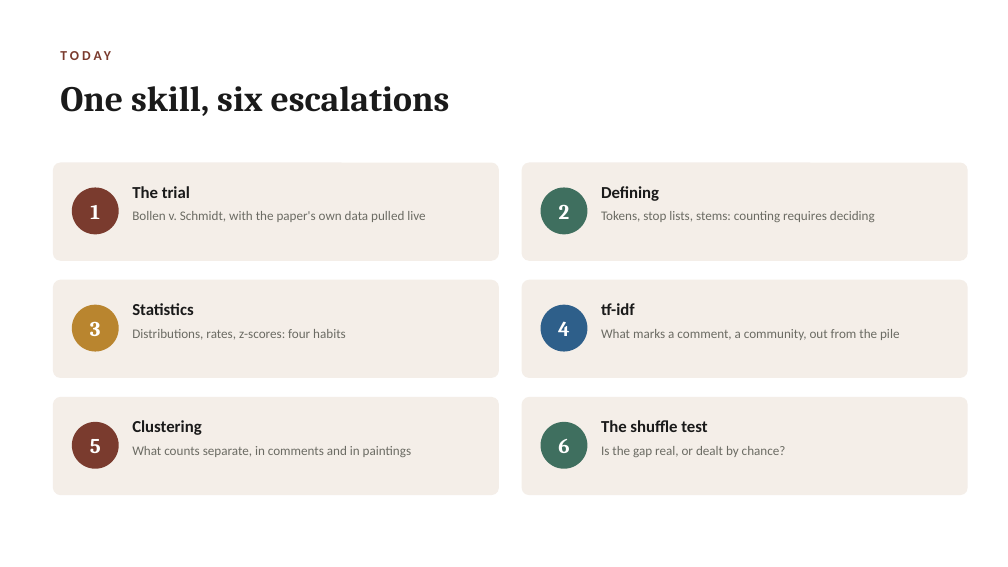
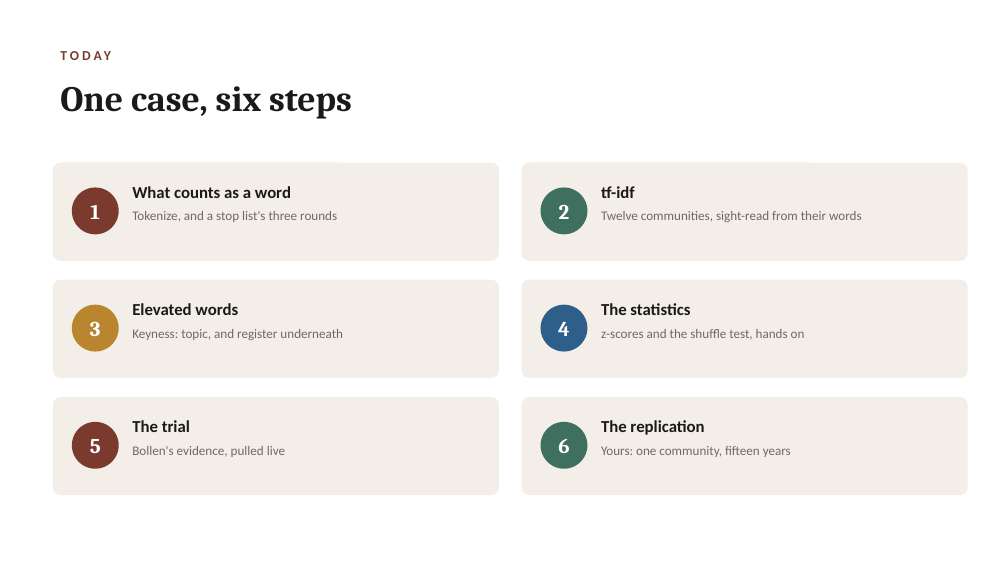
Before and after one commit to lucianli123/culture-as-data-2026, a slide deck: slide 2 of slides/week-02-lecture-draft.pptx. Drawn at 1008x567 pixels with LibreOffice and Linux fonts; fonts in the diff are those of the drawing. Boxes give left, top, right and bottom in pixels: in the first picture for what was removed or moved away, otherwise in the second. Text is boxed around its words. In the diff, an @@ line names an element or a change of style, - is before the commit and + after.

Commit message:
Week 2 lecture deck rebuilt: Bollen-spine (trial + live replication figure), three-questions statistics audit, discussion slides on counting/vectors/statistical truth

```diff
--- a/slides/week-02-lecture-draft.pptx
+++ b/slides/week-02-lecture-draft.pptx
@@ text at <box>60,86,352,119</box>: text changed @@
-One skill, six escalations
+One case, six steps
@@ text at <box>132,186,291,198</box>: text changed @@
-The trial
+What counts as a word
@@ text at <box>601,186,635,198</box>: text changed @@
-Defining
+tf-idf
@@ text at <box>132,211,337,222</box>: text changed @@
-Bollen v. Schmidt, with the paper's own data pulled live
+Tokenize, and a stop list's three rounds
@@ text at <box>601,211,862,222</box>: text changed @@
-Tokens, stop lists, stems: counting requires deciding
+Twelve communities, sight-read from their words
@@ text at <box>132,303,238,315</box>: text changed @@
-Statistics
+Elevated words
@@ text at <box>132,329,343,340</box>: text changed @@
-Distributions, rates, z-scores: four habits
+Keyness: topic, and register underneath
@@ text at <box>601,303,690,315</box>: text changed @@
-tf-idf
+The statistics
@@ text at <box>601,329,805,340</box>: text changed @@
-What marks a comment, a community, out from the pile
+z-scores and the shuffle test, hands on
@@ text at <box>132,420,190,432</box>: text changed @@
-Clustering
+The trial
@@ text at <box>132,446,285,457</box>: text changed @@
-What counts separate, in comments and in paintings
+Bollen's evidence, pulled live
@@ text at <box>601,420,704,435</box>: text changed @@
-The shuffle test
+The replication
@@ text at <box>601,446,791,457</box>: text changed @@
-Is the gap real, or dealt by chance?
+Yours: one community, fifteen years
```
Also in this commit, not shown: 5 other slides changed, 10 slides added, 12 slides removed.
